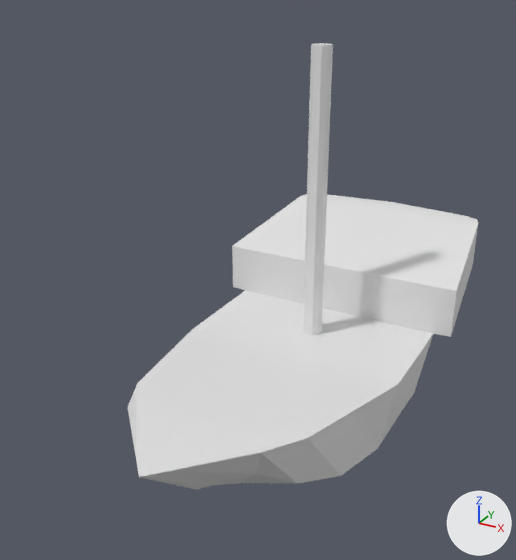
The Blender file Assets/Prefabs/blenderModels/MediumBoat.blend, before and after one commit.
The view is the same before and after, from a 50 mm lens placed at (4.81, -10.84, 7.22), pointed at (-0.27, -1.6, 2.6). The axes (+X, +Y, +Z) are drawn at lower right. The lights are the same throughout.
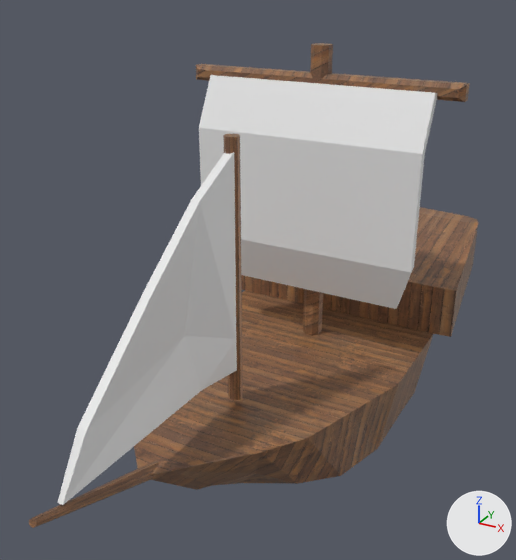
Commit message: Added terrible boat model

What differs and where, as boxes [x1, y1, x2, y2] in the pictures (516 x 560 px):
'Cube', reshaped, modifiers changed
    before: [128, 43, 478, 490]
    after: [134, 43, 478, 490]
'Cube.003', added
    after: [199, 75, 437, 309]
'Cube.004', added
    after: [57, 152, 237, 505]
'Cube.002', added (brown)
    after: [223, 134, 243, 400]
'Cube.001', added (brown)
    after: [29, 460, 159, 528]
part 1 of me_cube, built on
    before: [303, 44, 333, 336]
    after: [134, 43, 470, 468]
part 2 of me_cube, recoloured (white to brown)
    both: [150, 43, 478, 490]

Diff of the bpy script that builds the scene:
```diff
--- a/Assets/Prefabs/blenderModels/MediumBoat.blend.py
+++ b/Assets/Prefabs/blenderModels/MediumBoat.blend.py
@@ img_texturescom_woodplanksbare0464_2_seamless_s_jpg @@
+img_texturescom_woodplanksbare0464_2_seamless_s_jpg = load_image('TexturesCom_WoodPlanksBare0464_2_seamless_S.jpg', 'textures/TexturesCom_WoodPlanksBare0464_2_seamless_S.jpg', 1024, 1018, 'sRGB')
@@ mat_woodmat @@
+mat_woodmat = principled_material('WoodMat')
+mat_woodmat.texture = img_texturescom_woodplanksbare0464_2_seamless_s_jpg
+mat_woodmat.roughness = 0.4
@@ mat_sailmat @@
+mat_sailmat = principled_material('SailMat')
+mat_sailmat.base_color = (0.8, 0.8, 0.8)  # white #e7e7e7
@@ me_cube @@
 # used by ob_cube; location = (0.0, 0.0, 0.0)
-me_cube.from_pydata(...)  # 94 vertices, 90 faces; spans x 0.0..2.32, y -5.2..4.23, z -0.5..6.09
+me_cube.from_pydata(...)  # 194 vertices, 188 faces; spans x -2.34..2.34, y -5.2..4.23, z -0.5..6.09
+# me_cube part 1
+# 2 vertices are removed from x 0.0, y 2.16..3.11, z 1.17..1.3
+# 19 faces are deleted
+# 80 vertices are added at x -2.34..2.34, y -4.9..4.04, z -0.5..6.09
+# 5 new vertices lie (-0.51, 0.0, 0.0) away from vertices in x 0.0, y -1.0..1.0, z -0.5..1.93
+# 5 new vertices lie (-0.43, -0.05, 0.0) away from vertices in x 0.0, y 3.66..4.23, z 0.35..2.34
+# 6 new vertices lie (0.0, 0.15, 0.0) away from vertices in x -2.34..-0.15, y -0.07, z 1.0..6.09
+# 6 new vertices lie (0.0, 0.0, 0.93) away from vertices in x -2.32..-1.72, y 1.03..4.04, z 1.0..1.41
+# 117 new faces join them
+# me_cube part 2: 71 faces spanning x 0.0..2.32, y -5.2..4.23, z -0.5..6.09 switch from mat_material (white #e7e7e7) to mat_woodmat (picture img_texturescom_woodplanksbare0464_2_seamless_s_jpg)
@@ me_cube_004 @@
+me_cube_004.from_pydata(...)  # 18 vertices, 16 faces; spans x -1.0..5.0, y -1.92..1.73, z -1.78..1.52
+me_cube_004.materials.append(mat_sailmat)  # its picture is missing
@@ me_cube_003 @@
+me_cube_003.from_pydata(...)  # 16 vertices, 14 faces; spans x -2.11..2.11, y -0.98..6.73, z -1.92..1.9
+me_cube_003.materials.append(mat_sailmat)  # its picture is missing
@@ me_cube_002 @@
+me_cube_002.from_pydata(...)  # 16 vertices, 10 faces; spans x -0.11..0.11, y -2.31..1.77, z -0.64..0.8
+me_cube_002.materials.append(mat_woodmat)  # picture img_texturescom_woodplanksbare0464_2_seamless_s_jpg
@@ me_cube_001 @@
+me_cube_001.from_pydata(...)  # 16 vertices, 10 faces; spans x -0.11..0.11, y -0.75..0.79, z -0.97..1.0
+me_cube_001.materials.append(mat_woodmat)  # picture img_texturescom_woodplanksbare0464_2_seamless_s_jpg
@@ ob_cube @@
 ob_cube.location = (0.0, 0.0, 0.0)
-_m = ob_cube.modifiers.new('Mirror', 'MIRROR')
@@ ob_cube_004 @@
+ob_cube_004 = bpy.data.objects.new('Cube.004', me_cube_004)
+ob_cube_004.location = (-0.25, -4.6, 3.47)
+ob_cube_004.scale = (0.0647, 1.0, 1.0)
@@ ob_cube_003 @@
+ob_cube_003 = bpy.data.objects.new('Cube.003', me_cube_003)
+ob_cube_003.location = (0.0, -0.58, 3.77)
+ob_cube_003.scale = (0.921, 0.071, 0.921)
@@ ob_cube_002 @@
+ob_cube_002 = bpy.data.objects.new('Cube.002', me_cube_002)
+ob_cube_002.location = (0.0, -2.8, 2.8)
+ob_cube_002.rotation_euler = (-1.273, 0.0, 0.0)  # degrees (-73, 0, 0)
@@ ob_cube_001 @@
+ob_cube_001 = bpy.data.objects.new('Cube.001', me_cube_001)
+ob_cube_001.location = (0.0, -5.81, 1.56)
+ob_cube_001.rotation_euler = (-1.273, 0.0, 0.0)  # degrees (-73, 0, 0)
```
